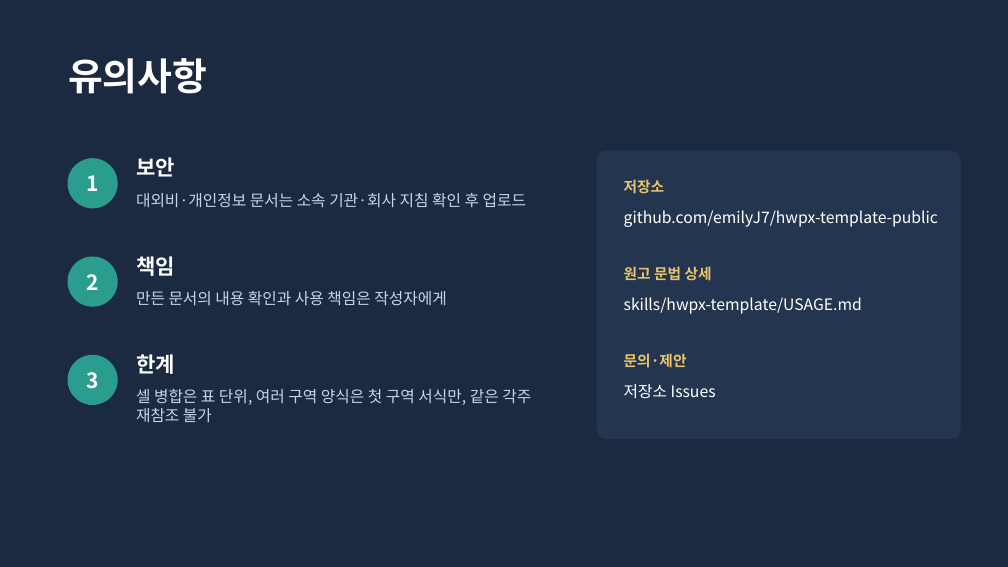
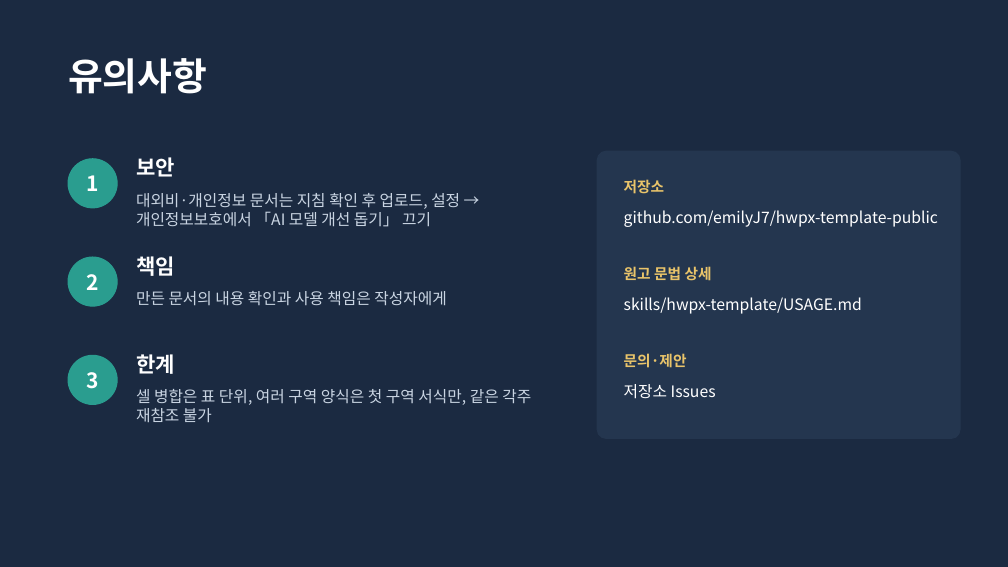
Before and after one commit to emilyJ7/hwpx-template-public, a slide deck: slide 45 of docs/사용자가이드.pptx (slide 44 before the commit). Drawn at 1008x567 pixels with LibreOffice and Linux fonts; fonts in the diff are those of the drawing. Boxes give left, top, right and bottom in pixels: in the first picture for what was removed or moved away, otherwise in the second. Text is boxed around its words. In the diff, an @@ line names an element or a change of style, - is before the commit and + after.

```diff
--- a/docs/사용자가이드.pptx
+++ b/docs/사용자가이드.pptx
@@ text at [136,193,460,227]: text changed @@
-대외비·개인정보 문서는 소속 기관·회사 지침 확인 후 업로드
+대외비·개인정보 문서는 지침 확인 후 업로드, 설정 → 개인정보보호에서 「AI 모델 개선 돕기」 끄기
```
Also in this commit, not shown: 1 slide added, 8 other files.
